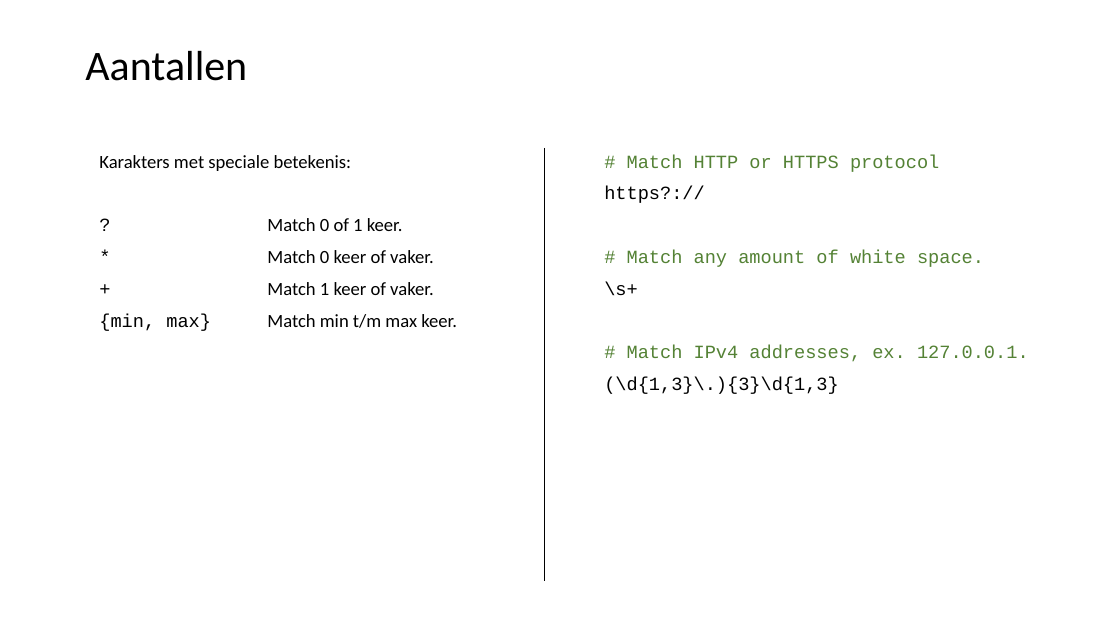
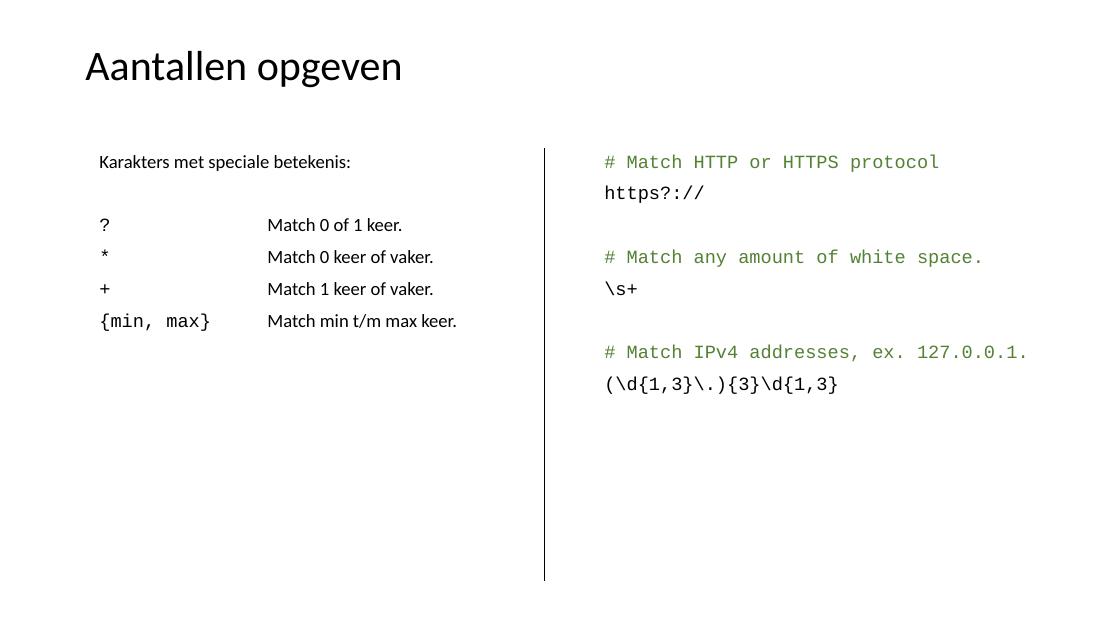
Before and after one commit to LFKoning/knowledge-sharing, a slide deck: slide 20 of python_trainees/5_nlp/python_traineeship_5.pptx (slide 25 before the commit). Drawn at 1120x630 pixels with LibreOffice and Linux fonts; fonts in the diff are those of the drawing. Boxes give left, top, right and bottom in pixels: in the first picture for what was removed or moved away, otherwise in the second. Text is boxed around its words. In the diff, an @@ line names an element or a change of style, - is before the commit and + after.

```diff
--- a/python_trainees/5_nlp/python_traineeship_5.pptx
+++ b/python_trainees/5_nlp/python_traineeship_5.pptx
@@ title at <box>85,51,403,88</box>: text changed @@
-Aantallen
+Aantallen opgeven
```
Also in this commit, not shown: 18 other slides changed, 2 slides removed, 1 other file.
